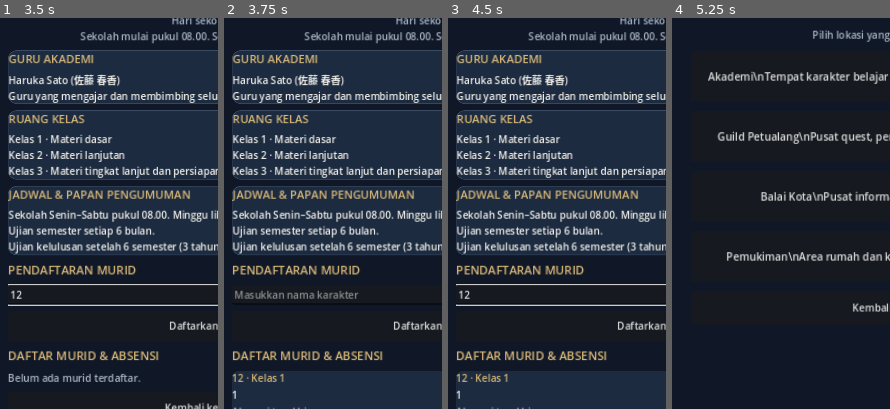
Above: before the commit, frames 1-4 (left to right).
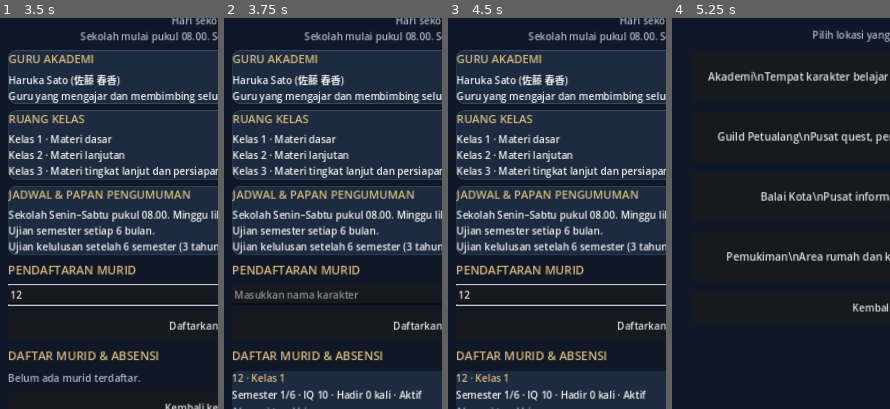
Above: after the commit, the same moments.

Repository: Koidyavol/Koikingdom
Game: Godot game, scene res://scenes/main.tscn
Two runs of this game, one before a commit and one after it. Both use one fixed random seed, a clock stepped at 60 frames per second and the inputs below.
Inputs (mouse positions are % of the whole screen's width and height, from its top left):
- Up to frame 1 (3.5 s): click "Map" at 0.5 s; click "PUSAT KOTA" at 1.25 s; click "Akademi\nTempat karakter bela…" at 2 s; click (50, 44) at 2.77 s; type "12" at 2.85 s
- Up to frame 2 (3.75 s): click "Daftarkan ke Kelas 1" at 3.5 s
- Up to frame 3 (4.5 s): click (50, 44) at 4.27 s; type "12" at 4.35 s
- Up to frame 4 (5.25 s): click "Kembali ke Pusat Kota" at 5 s
The pictures show only the part of the screen within x 0-50%, y 8-58%; the shares and areas given below are measured in that part.

Frame 1 is identical in both runs. In frame 2, 1.1% of the frame differs, in the area x 3-91%, y 95-98%; in frame 3, 1.1%; in frame 4, nothing differs.

Commit message:
Correct academy attendance and semester exam tracking

Diff:
--- a/scripts/main.gd
+++ b/scripts/main.gd
@@ -437,10 +437,12 @@
 		if str(student.get("last_attendance", "")) == today:
 			continue
 		var attendance: Array = student.get("attendance", [])
-		attendance.append({"date": today, "status": "Hadir"})
+		var attendance_status := "Hadir" if now.hour < 9 else "Tidak hadir"
+		attendance.append({"date": today, "status": attendance_status})
 		student["attendance"] = attendance
 		student["last_attendance"] = today
-		student["iq"] = int(student.get("iq", 10)) + 1
+		if attendance_status == "Hadir":
+			student["iq"] = int(student.get("iq", 10)) + 1
 		students[student_name] = student
 	academy_data["students"] = students
 	academy_data["last_school_check"] = today
@@ -463,23 +465,28 @@
 			continue
 		var enrolled := str(student.get("enrolled_date", current_date))
 		var elapsed_months := _months_between(enrolled, current_date)
-		var target_semester := int(floor(float(elapsed_months) / 6.0)) + 1
-		while int(student.get("semester", 1)) < target_semester and int(student.get("semester", 1)) <= 6:
-			var attendance: Array = student.get("attendance", [])
-			var total_days := maxi(1, elapsed_months * 26 / 12)
-			var attendance_rate := minf(1.0, float(attendance.size()) / float(total_days))
-			var exam_score := int(round(60.0 + attendance_rate * 40.0))
-			var results: Array = student.get("exam_results", [])
-			results.append({"semester": int(student.get("semester", 1)), "score": exam_score, "passed": exam_score >= 75})
-			student["exam_results"] = results
-			if exam_score >= 75:
-				var next_semester := int(student.get("semester", 1)) + 1
-				student["semester"] = next_semester
-				student["class_level"] = int(ceil(float(next_semester) / 2.0))
-				if next_semester > 6:
-					student["status"] = "Lulus"
-			else:
-				break
+		var exam_month := int(floor(float(elapsed_months) / 6.0)) * 6
+		if exam_month < 6 or exam_month <= int(student.get("last_exam_month", 0)):
+			continue
+		var attendance: Array = student.get("attendance", [])
+		var present_count := 0
+		for record in attendance:
+			if str(record.get("status", "")) == "Hadir":
+				present_count += 1
+		var expected_days := maxi(1, int(elapsed_months * 26 / 12))
+		var attendance_rate := minf(1.0, float(present_count) / float(expected_days))
+		var exam_score := int(round(60.0 + attendance_rate * 40.0))
+		var current_semester := int(student.get("semester", 1))
+		var results: Array = student.get("exam_results", [])
+		results.append({"semester": current_semester, "score": exam_score, "passed": exam_score >= 75, "date": current_date})
+		student["exam_results"] = results
+		student["last_exam_month"] = exam_month
+		if exam_score >= 75:
+			var next_semester := current_semester + 1
+			student["semester"] = next_semester
+			student["class_level"] = int(ceil(float(next_semester) / 2.0))
+			if next_semester > 6:
+				student["status"] = "Lulus"
 		students[student_name] = student
 	academy_data["students"] = students
 
@@ -524,7 +531,7 @@
 		var attendance: Array = student.get("attendance", [])
 		var results: Array = student.get("exam_results", [])
 		var status := Label.new()
-		status.text = "Semester %s/6 · IQ %s · Hadir %s kali · %s" % [student.get("semester", 1), student.get("semester", 1) if student.get("status", "Aktif") == "Lulus" else 6, student.get("iq", 10), attendance.size(), student.get("status", "Aktif")]
+		status.text = "Semester %s/6 · IQ %s · Hadir %s kali · %s" % [student.get("semester", 1), student.get("iq", 10), attendance.size(), student.get("status", "Aktif")]
 		status.add_theme_color_override("font_color", TEXT_MAIN)
 		details.add_child(status)
 		var history := Label.new()
